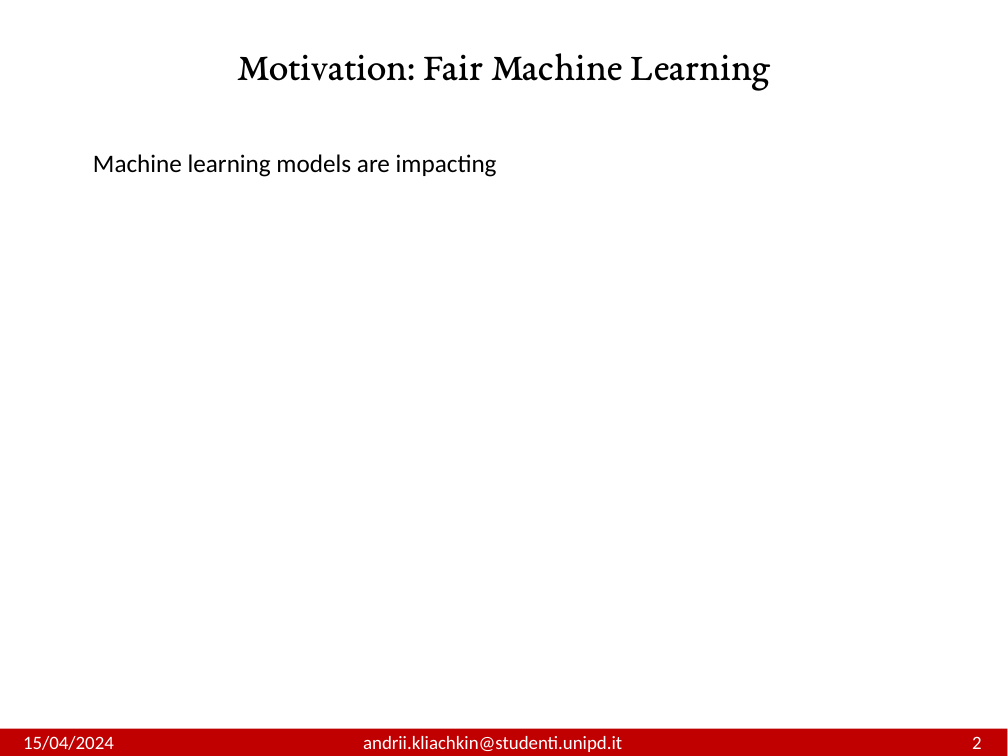
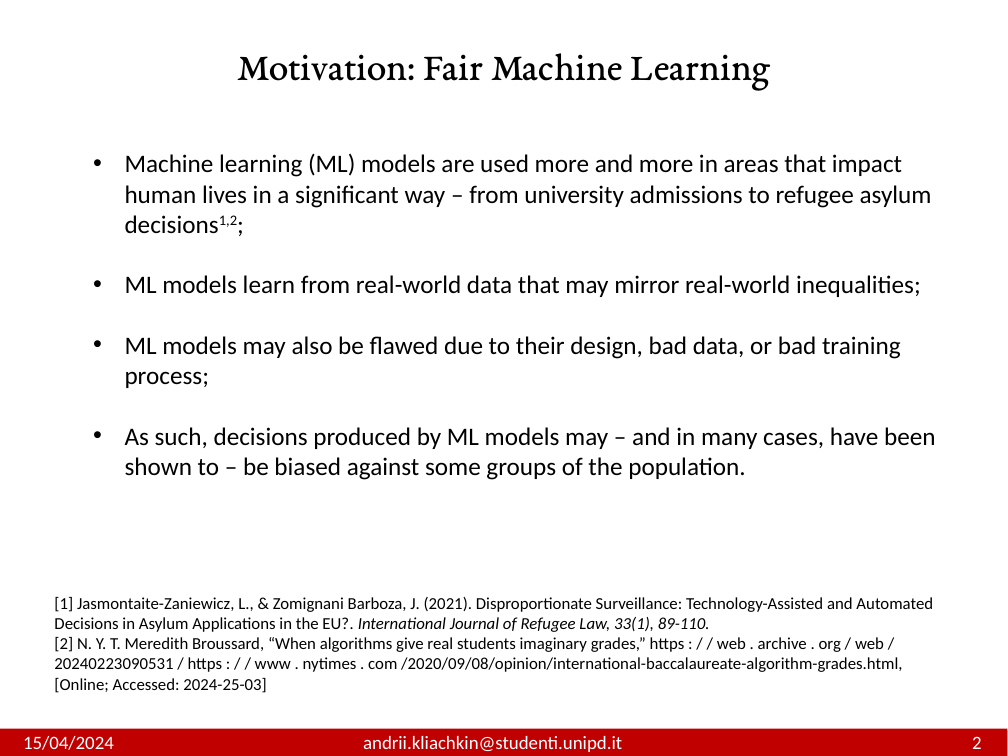
Before and after one commit to andrewklayk/unipd_thesis, a slide deck: slide 2 of AndriiKliachkin.pptx. Drawn at 1008x756 pixels with LibreOffice and Linux fonts; fonts in the diff are those of the drawing. Boxes give left, top, right and bottom in pixels: in the first picture for what was removed or moved away, otherwise in the second. Text is boxed around its words. In the diff, an @@ line names an element or a change of style, - is before the commit and + after.

```diff
--- a/AndriiKliachkin.pptx
+++ b/AndriiKliachkin.pptx
@@ text at box(125, 153, 936, 480): text changed @@
-Machine learning models are impacting
+• Machine learning (ML) models are used more and more in areas that impact human lives in a significant way – from university admissions to refugee asylum decisions1,2;
+• ML models learn from real-world data that may mirror real-world inequalities;
+• ML models may also be flawed due to their design, bad data, or bad training process;
+• As such, decisions produced by ML models may – and in many cases, have been shown to – be biased against some groups of the population.
@@ text added at box(54, 597, 933, 693), 12 pt, text #000000 @@
+[1] Jasmontaite-Zaniewicz, L., & Zomignani Barboza, J. (2021). Disproportionate Surveillance: Technology-Assisted and Automated Decisions in Asylum Applications in the EU?. International Journal of Refugee Law, 33(1), 89-110.
+[2] N. Y. T. Meredith Broussard, “When algorithms give real students imaginary grades,” https : / / web . archive . org / web / 20240223090531 / https : / / www . nytimes . com /2020/09/08/opinion/international-baccalaureate-algorithm-grades.html, [Online; Accessed: 2024-25-03]
```
Also in this commit, not shown: 3 other files.
